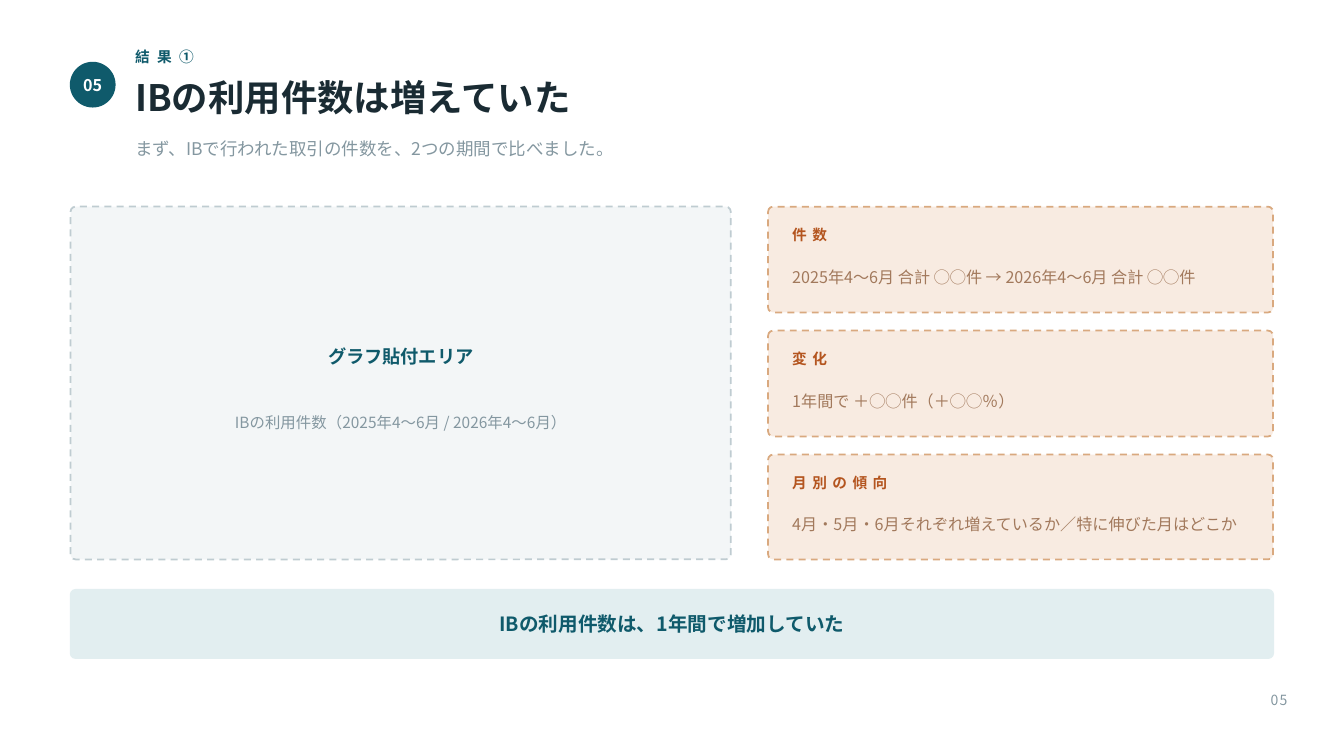
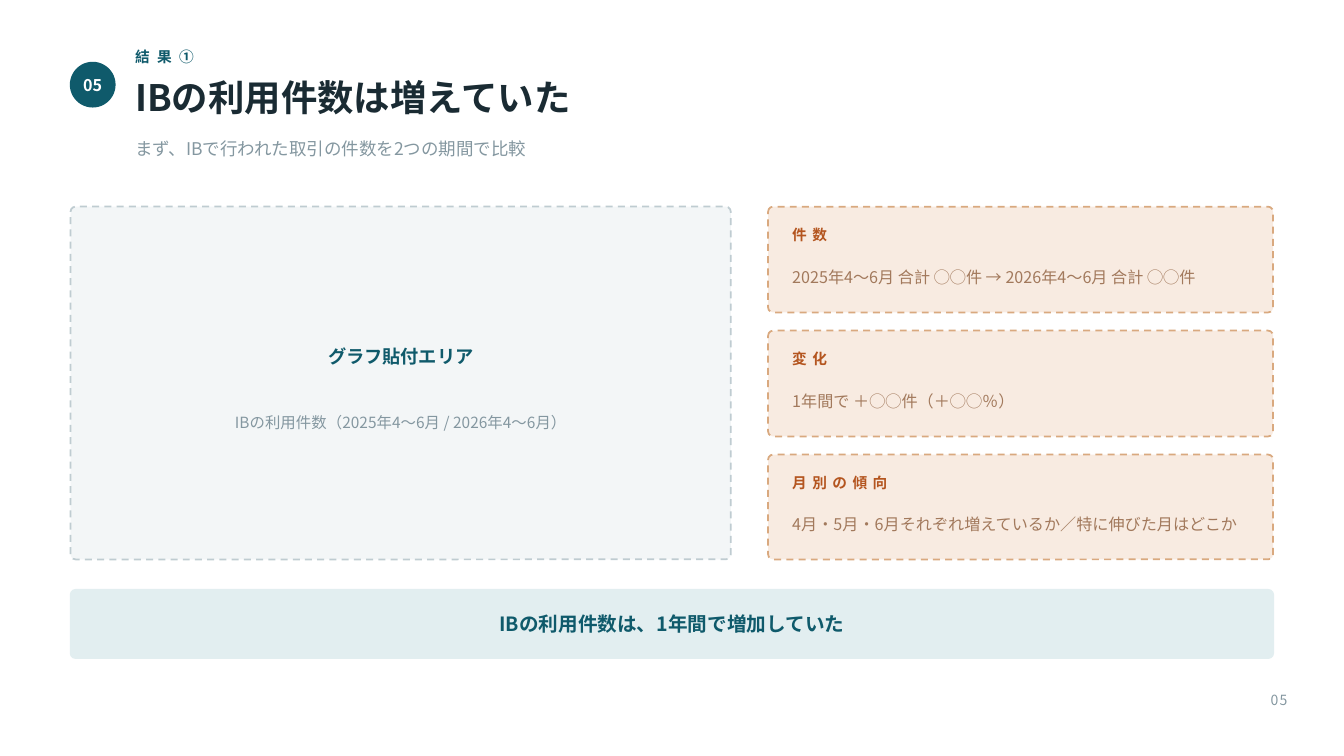
Before and after one commit to takumi66666/my-website, a slide deck: slide 5 of presentation/DYNATREK_成果発表.pptx. Drawn at 1344x756 pixels with LibreOffice and Linux fonts; fonts in the diff are those of the drawing. Boxes give left, top, right and bottom in pixels: in the first picture for what was removed or moved away, otherwise in the second. Text is boxed around its words. In the diff, an @@ line names an element or a change of style, - is before the commit and + after.

```diff
--- a/presentation/DYNATREK_成果発表.pptx
+++ b/presentation/DYNATREK_成果発表.pptx
@@ text at box(135, 140, 526, 157): text changed @@
-まず、IBで行われた取引の件数を、2つの期間で比べました。
+まず、IBで行われた取引の件数を2つの期間で比較
```
Also in this commit, not shown: 7 other slides changed, 1 other file.
